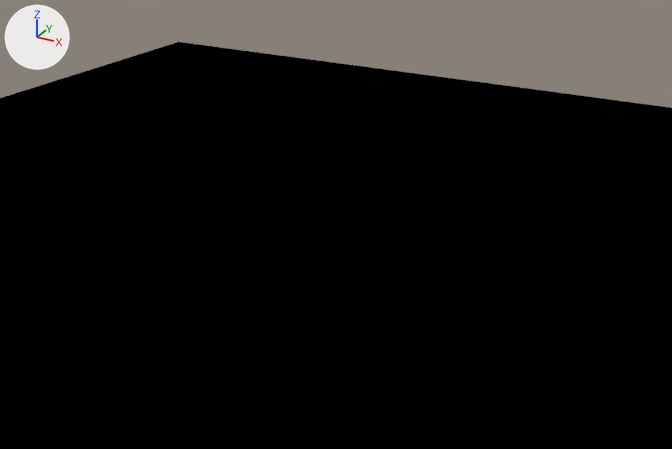
One commit to the Blender file Blends/Snowman.blend: the scene before it, then after it.
Before and after are seen from a camera (50 mm lens) standing at (3.61, -6.97, 4.57) and looking at (-0.12, -0.19, 1.18). The axes (+X, +Y, +Z) are drawn at upper left. The lights are the same throughout. The first picture is the older version.

Script lines for the objects in view, before the commit:
```python
me_plane = bpy.data.meshes.new('Plane')
me_plane.from_pydata([(-1.0, -1.0, 0.0), (1.0, -1.0, 0.0), (-1.0, 1.0, 0.0), (1.0, 1.0, 0.0)], [], [(0, 1, 3, 2)])
me_plane.materials.append(mat_material)
ob_floorclip = bpy.data.objects.new('FloorClip', me_plane)
ob_floorclip.location = (0.0, 0.0, 0.0)
ob_floorclip.scale = (9.29, 9.29, 9.29)
```
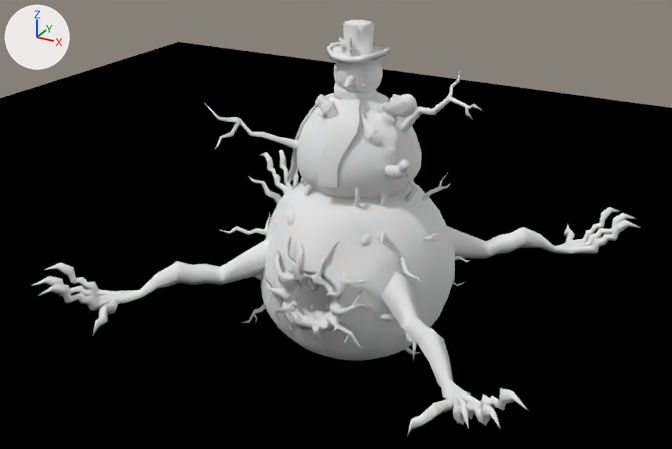
Pixel boxes (x1, y1, x2, y2) of what changed, in the pictures (672 x 449 px):
'SK_NPC_Snowman.001', added
    after: (32, 20, 641, 437)
    faces in mat_m_npc_snowman (its picture is missing): (32, 20, 641, 437)
    faces in mat_m_snowman_bottom_melt (its picture is missing): (261, 180, 455, 361)
    faces in mat_m_snowman_melt (its picture is missing): (296, 59, 422, 198)
    faces in mat_m_scientist_male_head_01_f (its picture is missing): (315, 94, 417, 173)

Diff of the bpy script that builds the scene:
```diff
--- a/Blends/Snowman.blend.py
+++ b/Blends/Snowman.blend.py
@@ ng_abiotic_bsdf_v2 @@
+ng_abiotic_bsdf_v2 = bpy.data.node_groups.new('Abiotic BSDF v2', 'ShaderNodeTree')
+# nodes: AddShader, BsdfAnisotropic, BsdfPrincipled, Math, Mix, Value
+# colours: white #e7e7e7, white #ffffff
@@ ng_abiotic_bsdf_v2_snowman @@
+ng_abiotic_bsdf_v2_snowman = bpy.data.node_groups.new('Abiotic BSDF v2 Snowman', 'ShaderNodeTree')
+# nodes: AddShader, BsdfAnisotropic, BsdfPrincipled, Math, Mix, Value
+# colours: white #e7e7e7, white #ffffff
@@ mat_m_scientist_male_head_01_f @@
+mat_m_scientist_male_head_01_f = bpy.data.materials.new('M_Scientist_Male_Head_01_F')
+# nodes: Group, OutputMaterial
+# colours: white #e7e7e7, black #000000, white #ffffff
@@ mat_m_snowman_bottom_melt @@
+mat_m_snowman_bottom_melt = bpy.data.materials.new('M_Snowman_Bottom_Melt')
+# nodes: Group, OutputMaterial
+# colours: white #e7e7e7, black #000000
@@ mat_m_npc_snowman @@
+mat_m_npc_snowman = bpy.data.materials.new('M_NPC_Snowman')
+# nodes: Group, OutputMaterial
+# colours: white #e7e7e7, black #000000
@@ mat_m_snowman_melt @@
+mat_m_snowman_melt = bpy.data.materials.new('M_Snowman_Melt')
+# nodes: Group, OutputMaterial
+# colours: white #e7e7e7, black #000000
@@ me_sk_npc_snowman @@
+me_sk_npc_snowman.from_pydata(...)  # 8202 vertices, 11156 faces; spans x -221.0..221.0, y -210.0..210.0, z -12.0..299.0
+# faces by material slot: [6310, 2784, 1040, 1022]
+me_sk_npc_snowman.materials.append(mat_m_npc_snowman)  # its picture is missing
+me_sk_npc_snowman.materials.append(mat_m_snowman_melt)  # its picture is missing
+me_sk_npc_snowman.materials.append(mat_m_snowman_bottom_melt)  # its picture is missing
+me_sk_npc_snowman.materials.append(mat_m_scientist_male_head_01_f)  # its picture is missing
@@ ob_sk_npc_snowman_001 @@
+ob_sk_npc_snowman_001 = bpy.data.objects.new('SK_NPC_Snowman.001', me_sk_npc_snowman)
+ob_sk_npc_snowman_001.location = (0.0, 0.0, 0.0)
+ob_sk_npc_snowman_001.scale = (0.01, 0.01, 0.01)
```
